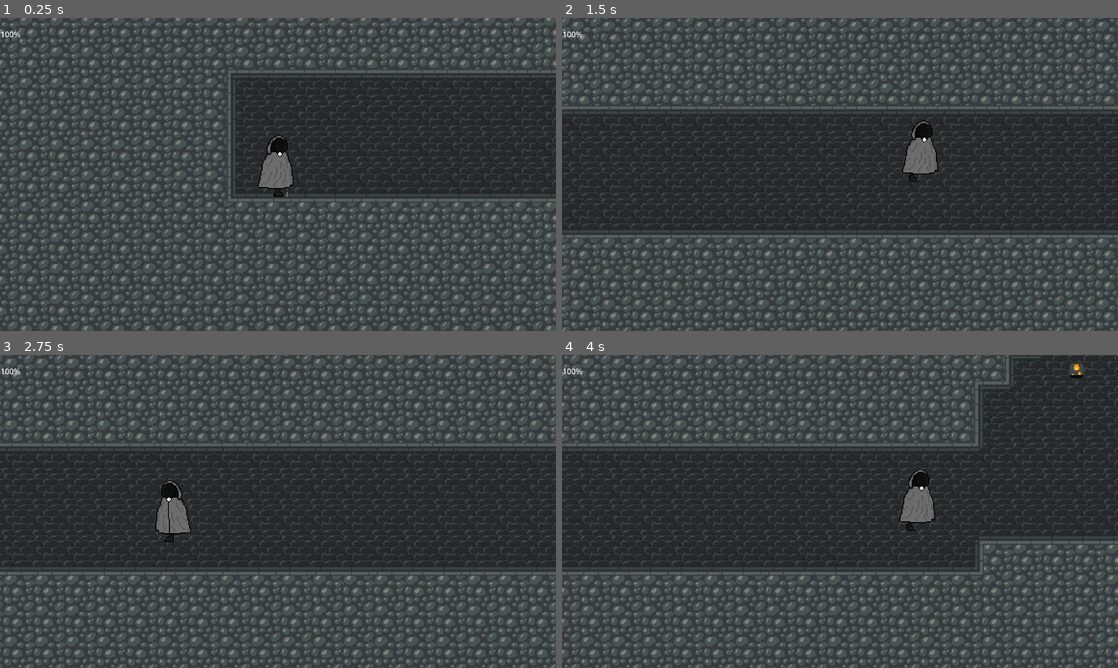
Above: before the commit, frames 1-4 (two rows, left to right).
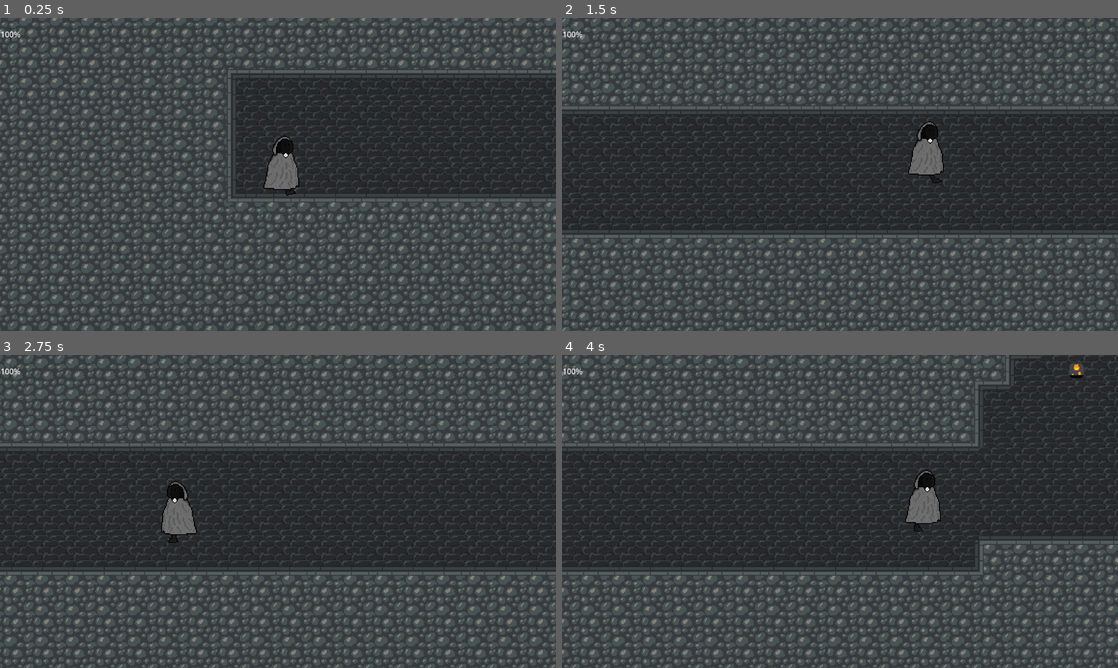
Above: after the commit, the same moments.

Repository: Orosemo/hit-n-run
Game: Godot game, scene res://scenes/test_env.tscn
Same seed, same stepped clock (60 frames per second), same inputs: the game is played once before the commit and once after it.
Inputs:
- Up to frame 1 (0.25 s): no input
- Up to frame 2 (1.5 s): hold Shift (run) 0.53-1.28 s; hold D (right) from 0.53 s (still down); tap Space (jump) at 0.77, 0.8, 1.07, 1.35 s
- Up to frame 3 (2.75 s): tap Space (jump) at 1.52, 1.82, 2.3 s; tap Shift (run) at 1.55 s; release D (right) at 2.03 s; hold A (left) from 2.03 s (still down); hold Shift (run) from 2.03 s (still down)
- Up to frame 4 (4 s): release A (left) at 2.78 s; release Shift (run) at 2.78 s; hold D (right) from 2.78 s (still down); tap Shift (run) at 2.85 s; tap Space (jump) at 3.02, 3.32, 3.6, 3.77 s

The runs differ from the first frame. In frame 1, 0.5% of the frame differs, in the area x 46-54%, y 37-58%; in frame 2, 0.5%; in frame 3, 0.5%; in frame 4, 0.5%.

Commit message:
:construction: worked on animation controller

Diff:
--- a/scenes/player.tscn
+++ b/scenes/player.tscn
@@ -11,6 +11,7 @@
 [ext_resource type="Script" uid="uid://diqnddr5r1bow" path="res://scripts/components/anim_controller.gd" id="9_d2wvv"]
 [ext_resource type="Texture2D" uid="uid://bmy4s1b1ct1e8" path="res://assets/player-Sheet.png" id="9_ur7pv"]
 [ext_resource type="Texture2D" uid="uid://w0wk8mbkir17" path="res://assets/player-foot-Sheet.png" id="10_y4r1p"]
+[ext_resource type="Script" uid="uid://nilar1dr6nku" path="res://scripts/components/anim_sprite_2d.gd" id="11_3v2ag"]
 
 [sub_resource type="CapsuleShape2D" id="CapsuleShape2D_u8vuu"]
 radius = 16.0
@@ -257,7 +258,7 @@
 }],
 "loop": true,
 "name": &"walk",
-"speed": 4.0
+"speed": 17.0
 }]
 
 [sub_resource type="AtlasTexture" id="AtlasTexture_y4r1p"]
@@ -598,20 +599,21 @@
 theme_override_constants/v_separation = 35
 columns = 3
 
-[node name="AnimController" type="Node2D" parent="." unique_id=627770262 node_paths=PackedStringArray("anims_nodes")]
+[node name="AnimController" type="Node2D" parent="." unique_id=627770262 node_paths=PackedStringArray("anim_nodes_array")]
 script = ExtResource("9_d2wvv")
-anims_nodes = {
-"body": NodePath("player_anim"),
-"feet": NodePath("player_feet_anim")
-}
-
-[node name="player_feet_anim" type="AnimatedSprite2D" parent="AnimController" unique_id=289884537]
-position = Vector2(-8, -1)
+anim_nodes_array = [NodePath("player_feet_anim"), NodePath("player_anim")]
+
+[node name="player_feet_anim" type="AnimatedSprite2D" parent="AnimController" unique_id=1006709321]
 sprite_frames = SubResource("SpriteFrames_2w11d")
 animation = &"walk"
-frame_progress = 0.13576132
-
-[node name="player_anim" type="AnimatedSprite2D" parent="AnimController" unique_id=811260404]
-position = Vector2(-6, -1)
+autoplay = "walk"
+frame = 2
+frame_progress = 0.07064745
+script = ExtResource("11_3v2ag")
+own_name = "feet"
+
+[node name="player_anim" type="AnimatedSprite2D" parent="AnimController" unique_id=1091816029]
 sprite_frames = SubResource("SpriteFrames_a8ls1")
-animation = &"idle"
+animation = &"walk"
+script = ExtResource("11_3v2ag")
+own_name = "player"
--- a/scripts/components/anim_controller.gd
+++ b/scripts/components/anim_controller.gd
@@ -1,39 +1,57 @@
 extends Node2D
 class_name AnimController
 
-@export var anims_nodes: Dictionary[String, Node2D]
+@export var anim_nodes_array : Array[Node2D]
 
-func play_all(anim_name: String):
-	for anim_node in anims_nodes:
-		if not anims_nodes[anim_node].animation == anim_name:
-			anims_nodes[anim_node].play(anim_name)
+var anim_nodes: Dictionary[String, Node2D]
 
-func play_for_one(anim_name: String, anim_node: String):
-	if anims_nodes.has(anim_node):
-		if not anims_nodes[anim_node].animation == anim_name:
-			anims_nodes[anim_node].play(anim_name)
+var priority : Dictionary[String, bool]
+
+func play_all(anim_name: String, is_priority: bool = false):
+	print(anim_name)
+	for anim_node in anim_nodes:
+		if not anim_nodes[anim_node].animation == anim_name and not priority:
+			anim_nodes[anim_node].play(anim_name)
+			priority[anim_node] = is_priority
+
+func play_for_one(anim_name: String, anim_node: String, is_priority: bool = false):
+	if anim_nodes.has(anim_node):
+		if not anim_nodes[anim_node].animation == anim_name and not priority:
+			anim_nodes[anim_node].play(anim_name)
+			priority[anim_node] = is_priority
 	else:
 		push_error("No anim node named " + anim_node)
 
-func play_for_multiple(anim_name: String, anim_node_names: Array[String]):
+func play_for_multiple(anim_name: String, anim_node_names: Array[String], is_priority: bool = false):
 	for anim_node_name in anim_node_names:
-		if anims_nodes.has(anim_node_name):
-			if not anims_nodes[anim_node_name].animation == anim_name:
-				anims_nodes[anim_node_name].play(anim_name)
+		if anim_nodes.has(anim_node_name):
+			if not anim_nodes[anim_node_name].animation == anim_name and not priority:
+				anim_nodes[anim_node_name].play(anim_name)
+				priority[anim_node_name] = is_priority
 		else:
 			push_error("No anim node named " + anim_node_name)
 
 func set_direction_for_all(direction: Vector2):
-	for anim_node in anims_nodes:
-		anims_nodes[anim_node].scale = direction
+	for anim_node in anim_nodes:
+		anim_nodes[anim_node].scale = direction
 
 func set_direction_for_one(direction: Vector2, anim_node: String):
-	anims_nodes[anim_node].scale = direction
+	anim_nodes[anim_node].scale = direction
 	push_error("No anim node named " + anim_node)
 
 func set_direction_for_multiple(direction: Vector2, anim_node_names: Array[String]):
 	for anim_node_name in anim_node_names:
-		if anims_nodes.has(anim_node_name):
-			anims_nodes[anim_node_name].scale = direction
+		if anim_nodes.has(anim_node_name):
+			anim_nodes[anim_node_name].scale = direction
 		else:
 			push_error("No anim node named " + anim_node_name)
+
+func unset_priority(node_name: String):
+	priority[node_name] = false
+
+func _ready():
+	for anim_node in anim_nodes_array:
+		priority[anim_node.own_name] = false
+		anim_nodes[anim_node.own_name] = anim_node
+		var own_name = anim_node.own_name
+		anim_node.animation_finished.connect(Callable(self, "unset_priority").bind(own_name))
--- /dev/null
+++ b/scripts/components/anim_sprite_2d.gd
@@ -0,0 +1,4 @@
+extends AnimatedSprite2D
+class_name AnimSprite2d
+
+@export var own_name : String
--- a/scripts/components/hurtbox.gd
+++ b/scripts/components/hurtbox.gd
@@ -13,7 +13,7 @@
 	if collider.effect:
 		effects.add_effect(collider.effect.duplicate())
 
-	collider.deactivate()
+	make_invincible()
 	cooldown_timer.start()
 
 
--- a/scripts/player.gd
+++ b/scripts/player.gd
@@ -20,7 +20,7 @@
 		States.WALKING:
 			anim_controller.play_all("walk")
 		States.FALLING:
-			anim_controller.play_all("fall")
+			anim_controller.play_all("fall", true)
 	state = new_state
 
 func _process(delta):
@@ -36,7 +36,7 @@
 	# Handle jump.
 	if Input.is_action_just_pressed("jump") and is_on_floor():
 		velocity_component.set_velocity_y(jump_velo)
-		anim_controller.play_all("jump")
+		anim_controller.play_all("jump", true)
 
 	# handle left/right movement
 	var direction := Input.get_axis("left", "right")
Not shown, added: scripts/components/anim_sprite_2d.gd.uid
